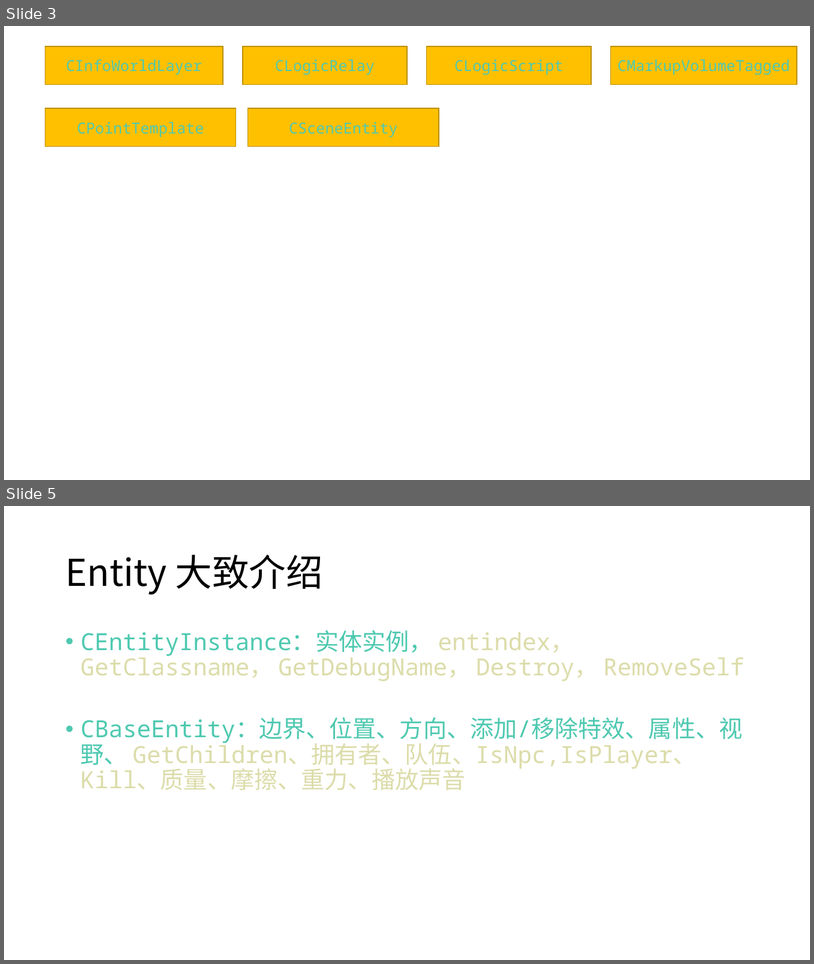
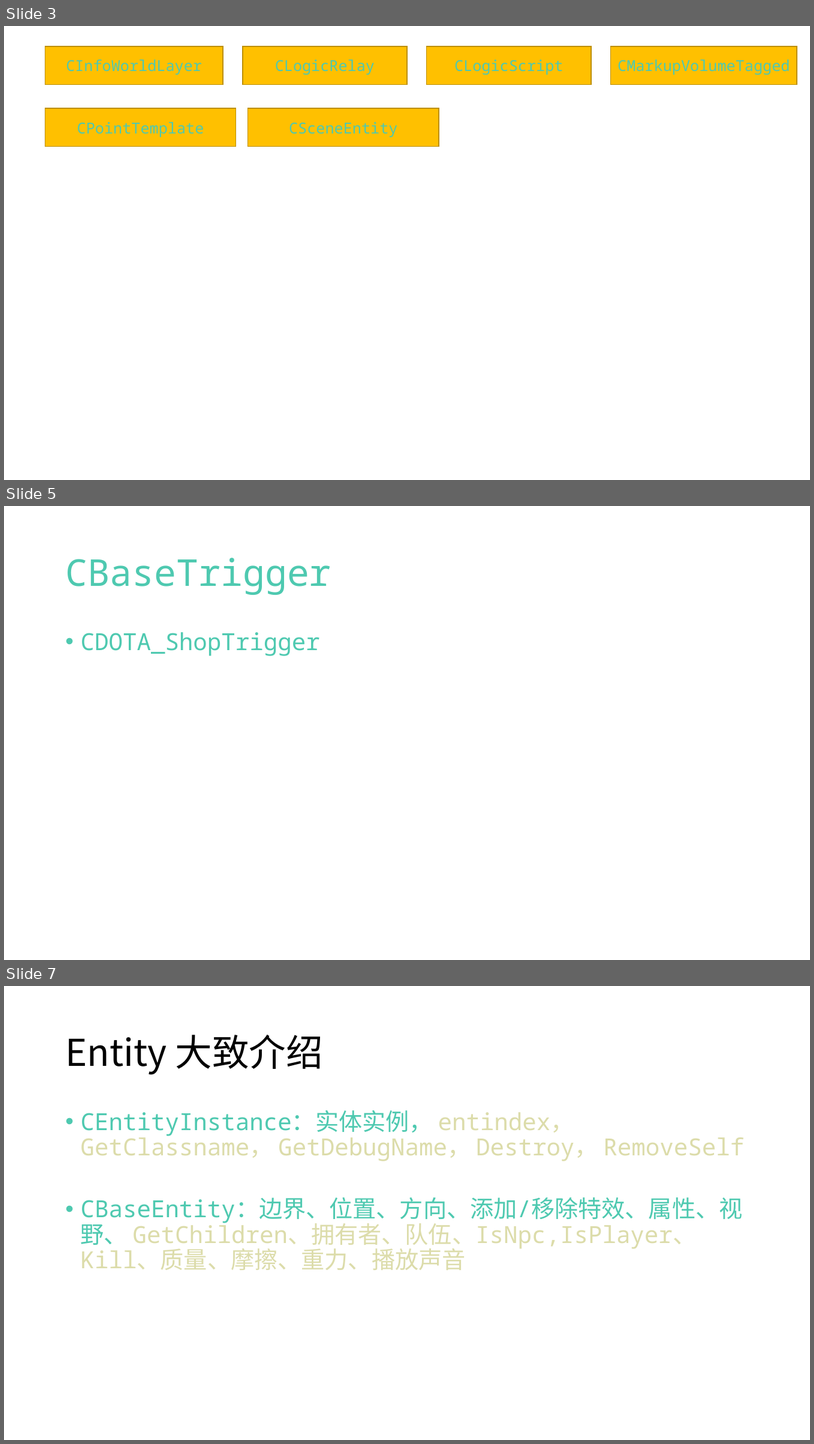
Before and after one commit to ihaiucom/ihaiu.blog, a slide deck: web/dota/dota @moddota dota-lua-types学习笔记.pptx. Shown one above the other, each under a label of ours: slides 3 and 5 before the commit, slides 3, 5 and 7 after it; the slides between them are not shown. The pictures are 814x964 and 814x1444 pixels, drawn with LibreOffice and Linux fonts; fonts in the diff are those of the drawing. Boxes give left, top, right and bottom in pixels: in the first picture for what was removed or moved away, otherwise in the second. Text is boxed around its words. In the diff, an @@ line names an element or a change of style, - is before the commit and + after.

```diff
--- a/web/dota/dota @moddota dota-lua-types学习笔记.pptx
+++ b/web/dota/dota @moddota dota-lua-types学习笔记.pptx
@@ slide 5 added at [4,506,810,960], background #FFFFFF @@
@@ title added at [65,558,331,595], 44 pt, text #4EC9B0 @@
+CBaseTrigger
@@ text added at [81,632,320,656], 28 pt, text #4EC9B0 @@
+• CDOTA_ShopTrigger
@@ what was slide 5 is now slide 7 @@
```
Also in this commit, not shown: 1 slide changed, 2 other slides added.
